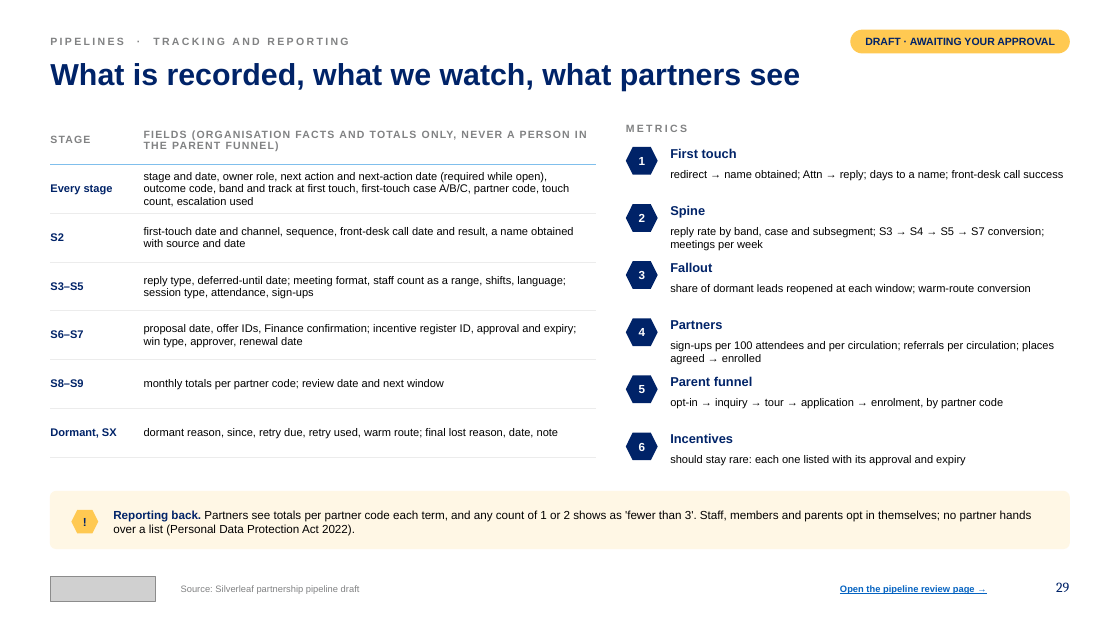
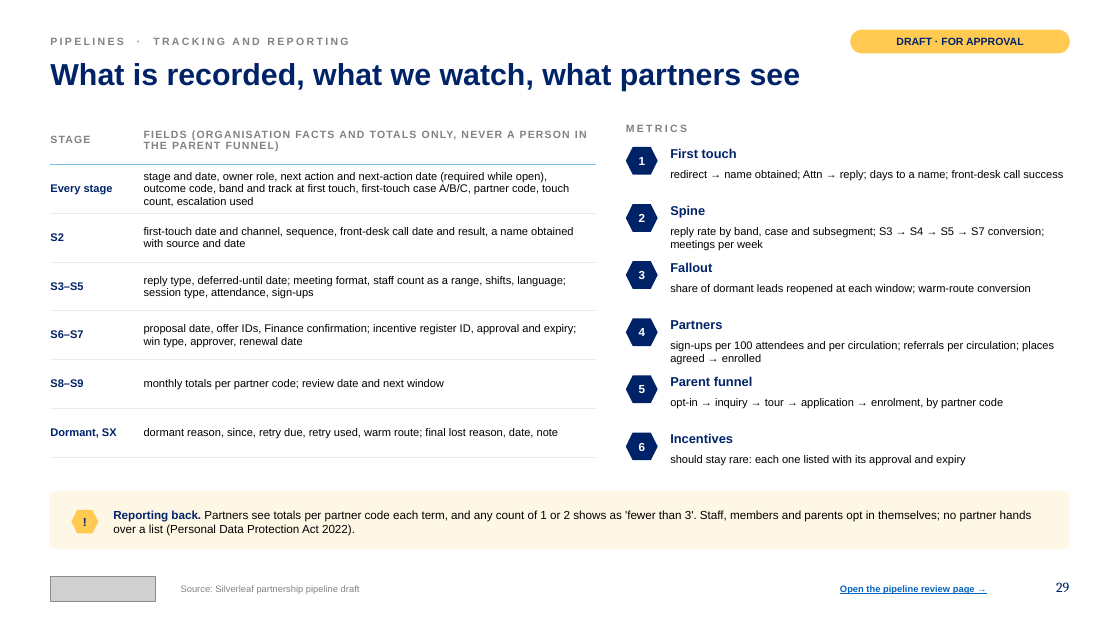
Before and after one commit to Nehemia-joh/Agenticmarketing, a slide deck: slide 29 of outputs/presentations/Silverleaf_Lead_Generation_Strategy_2026-10-12.pptx. Drawn at 1120x630 pixels with LibreOffice and Linux fonts; fonts in the diff are those of the drawing; grey boxes stand for pictures. Boxes give left, top, right and bottom in pixels: in the first picture for what was removed or moved away, otherwise in the second. Text is boxed around its words. In the diff, an @@ line names an element or a change of style, - is before the commit and + after.

```diff
--- a/outputs/presentations/Silverleaf_Lead_Generation_Strategy_2026-10-12.pptx
+++ b/outputs/presentations/Silverleaf_Lead_Generation_Strategy_2026-10-12.pptx
@@ text in rounded rectangle at box(896, 37, 1024, 45): text changed @@
-DRAFT · AWAITING YOUR APPROVAL
+DRAFT · FOR APPROVAL
```
Also in this commit, not shown: 15 other slides changed.
